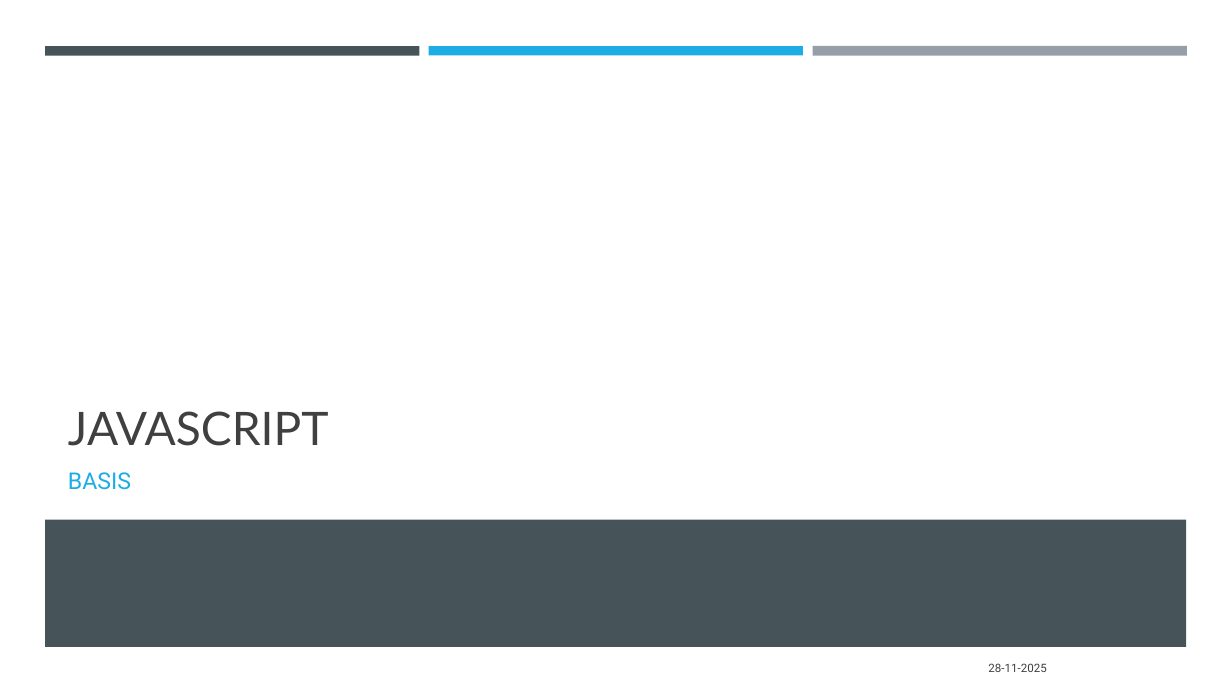
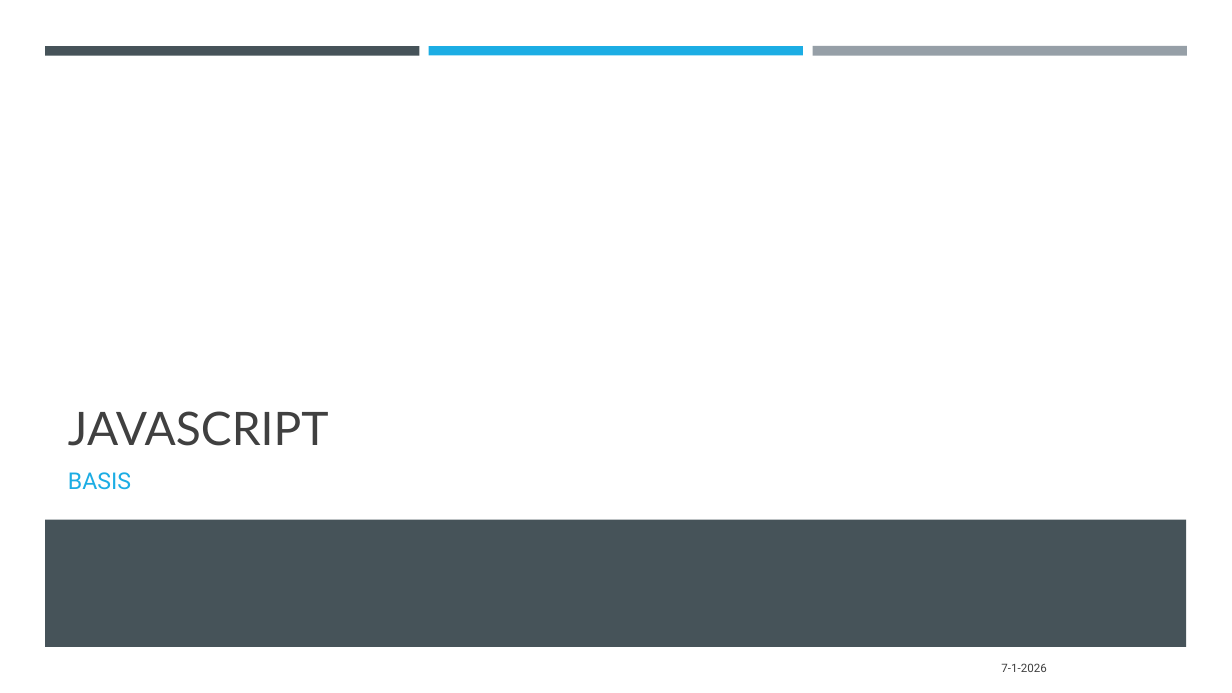
Before and after one commit to DhrLeroy/Webdesign, a slide deck: slide 44 of Webdesign.pptx (slide 43 before the commit). Drawn at 1232x693 pixels with LibreOffice and Linux fonts; fonts in the diff are those of the drawing. Boxes give left, top, right and bottom in pixels: in the first picture for what was removed or moved away, otherwise in the second. Text is boxed around its words. In the diff, an @@ line names an element or a change of style, - is before the commit and + after.

```diff
--- a/Webdesign.pptx
+++ b/Webdesign.pptx
@@ text at <box>1001,663,1046,672</box>: text changed @@
-28-11-2025
+7-1-2026
```
Also in this commit, not shown: 5 other slides changed, 2 slides added, 1 slide removed, 30 other files.
